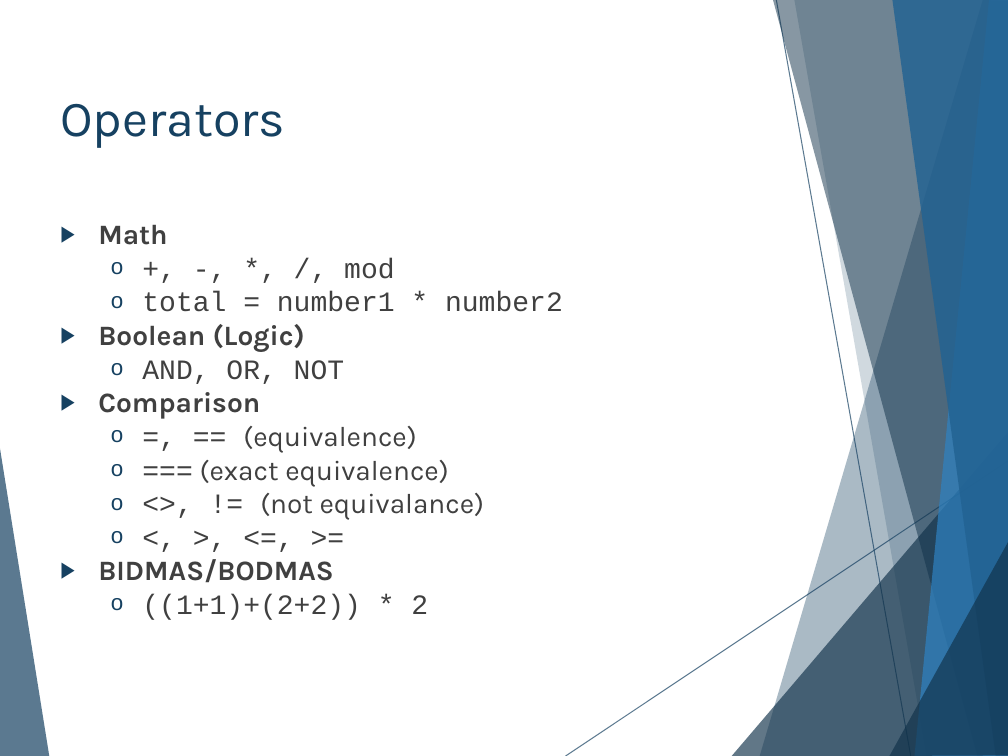
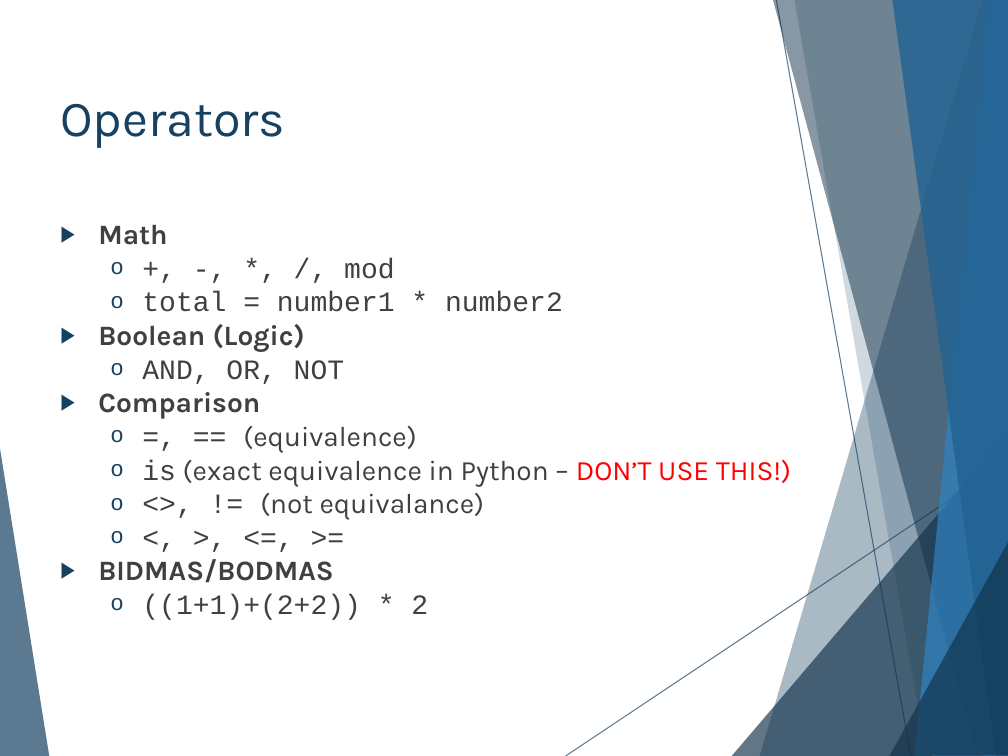
Before and after one commit to hlmpsy/psychopy_training, a slide deck: slide 11 of PsychoPy-Part2/PsychoPy-part2.pptx. Drawn at 1008x756 pixels with LibreOffice and Linux fonts; fonts in the diff are those of the drawing. Boxes give left, top, right and bottom in pixels: in the first picture for what was removed or moved away, otherwise in the second. Text is boxed around its words. In the diff, an @@ line names an element or a change of style, - is before the commit and + after.

```diff
--- a/PsychoPy-Part2/PsychoPy-part2.pptx
+++ b/PsychoPy-Part2/PsychoPy-part2.pptx
@@ text at <box>142,460,791,487</box>: text changed @@
-  o === (exact equivalence)
+  o is (exact equivalence in Python – DON’T USE THIS!)
```
Also in this commit, not shown: 2 other slides changed, 15 other files.
